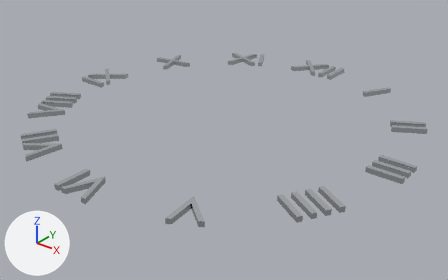
The glTF model models/dial-guilloche.glb as it was, and as the next commit left it.
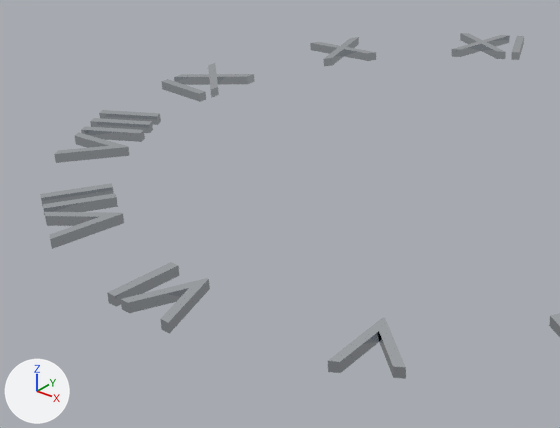
There are two pictures of each version: one whole from a camera (50 mm lens) standing at (0.0255, -0.0321, 0.0181) and looking at (0.0004, -0.0006, -0.0014), one close up on the part from 0% to 63% of the width and 13% to 90% of the height. Arrows for +X, +Y and +Z are at lower left; the lights stay in place. The first two pictures are the older version. Where no turn or scale is listed for an object, it has been applied to the vertices.

Objects in the first close-up: 'h10.001', 'h11.001', 'h5.001', 'h6.001', 'h7.001', 'h8.001', 'h9.001' and 1 more.
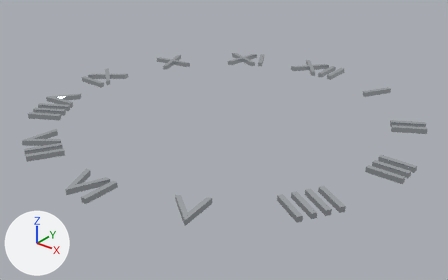
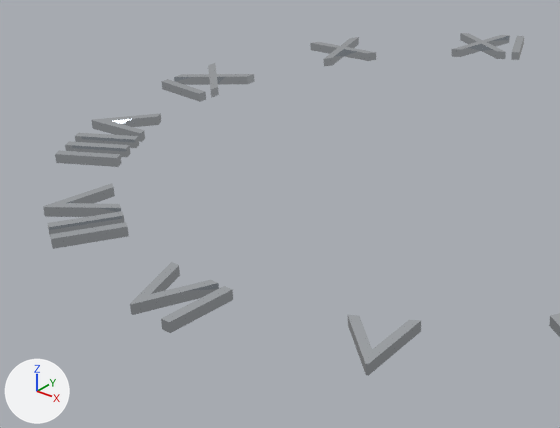
ob_h5 is not drawn itself; it is the parent of ob_h5_001.
ob_h6 is not drawn itself; it is the parent of ob_h6_001.
ob_h7 is not drawn itself; it is the parent of ob_h7_001.
ob_h8 is not drawn itself; it is the parent of ob_h8_001.

Changed parts and their boxes [x1, y1, x2, y2] in the close-ups (560 x 428 px):
'h6.001', turned: before [107, 262, 210, 334]; after [130, 262, 233, 333]
'h7.001', turned: before [40, 183, 124, 249]; after [43, 183, 129, 249]
'h8.001', turned: before [54, 110, 161, 163]; after [55, 113, 161, 167]
'h5.001', turned: before [328, 317, 406, 379]; after [348, 315, 421, 376]

The change, as a list of edits to the scene's bpy script:
```text
Change ob_h5:
    ob_h5.rotation_euler: (0.0, 0.0, -2.618) -> (0.0, 0.0, 0.524)  # degrees (0, 0, -150) -> degrees (0, 0, 30)
Change ob_h6:
    ob_h6.rotation_euler: (0.0, 0.0, 3.142) -> (0.0, 0.0, 0.0)  # degrees (0, 0, 180) -> degrees (0, 0, 0)
Change ob_h7:
    ob_h7.rotation_euler: (0.0, 0.0, 2.618) -> (0.0, 0.0, -0.524)  # degrees (0, 0, 150) -> degrees (0, 0, -30)
Change ob_h8:
    ob_h8.rotation_euler: (0.0, 0.0, 2.094) -> (0.0, 0.0, -1.047)  # degrees (0, 0, 120) -> degrees (0, 0, -60)
```
